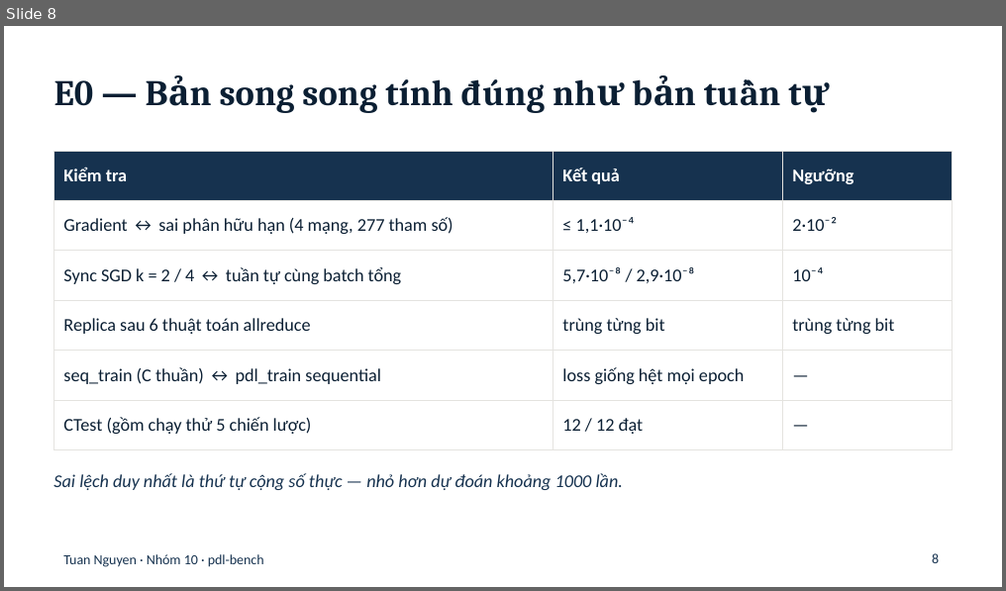
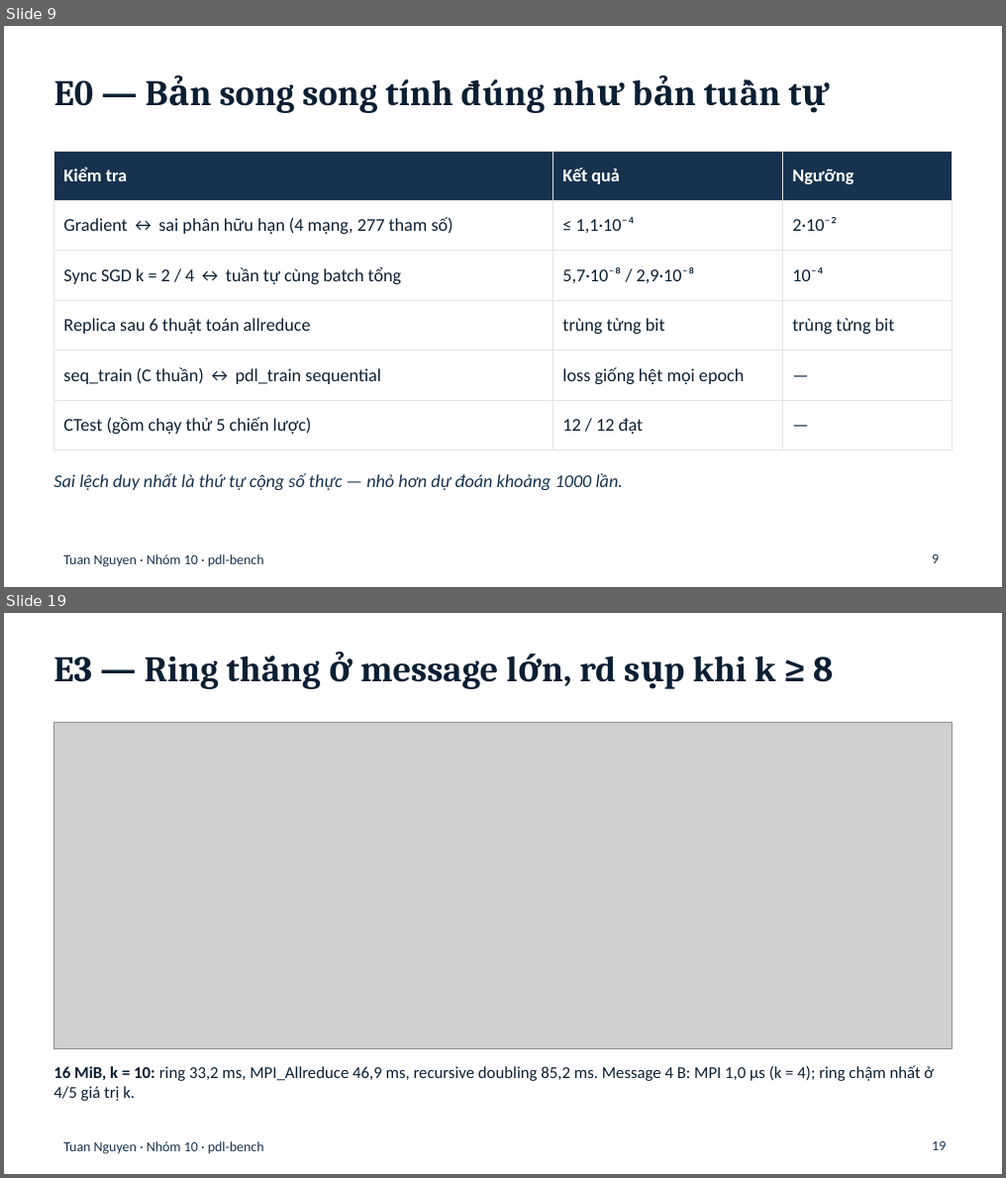
Before and after one commit to ducthinhh1002/High-Performance-Computing, a slide deck: tuannn/slides/tuannn-pdl-bench.pptx. Shown one above the other, each under a label of ours: slide 8 before the commit, slides 9 and 19 after it; the slides between them are not shown. The pictures are 1006x591 and 1006x1178 pixels, drawn with LibreOffice and Linux fonts; fonts in the diff are those of the drawing; grey boxes stand for pictures. Boxes give left, top, right and bottom in pixels: in the first picture for what was removed or moved away, otherwise in the second. Text is boxed around its words. In the diff, an @@ line names an element or a change of style, - is before the commit and + after.

```diff
--- a/tuannn/slides/tuannn-pdl-bench.pptx
+++ b/tuannn/slides/tuannn-pdl-bench.pptx
@@ slide 19 added at (4,613,1002,1174), background #FFFFFF; not listed: 1 template element that a slide beside it also shows @@
@@ title added at (54,652,833,689), 26 pt, text #0B1F33, bold @@
+E3 — Ring thắng ở message lớn, rd sụp khi k ≥ 8
@@ picture added at (54,723,952,1049) @@
@@ text added at (54,1065,934,1101), 12 pt, text #0B1F33 @@
+16 MiB, k = 10: ring 33,2 ms, MPI_Allreduce 46,9 ms, recursive doubling 85,2 ms. Message 4 B: MPI 1,0 µs (k = 4); ring chậm nhất ở 4/5 giá trị k.
@@ page number added at (932,1142,945,1151), 10 pt, text #16324F @@
+19
@@ what was slide 8 is now slide 9 @@
@@ page number at (932,555,939,564): text changed @@
-8
+9
```
Also in this commit, not shown: 11 slides changed, 8 other slides added.
